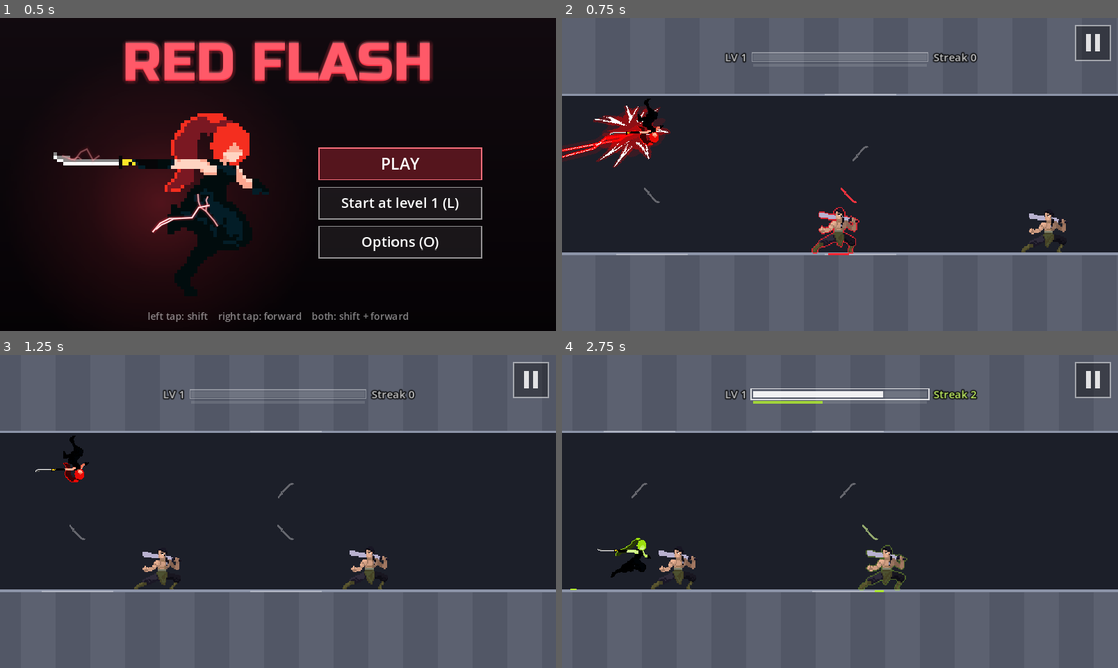
Above: before the commit, frames 1-4 (two rows, left to right).
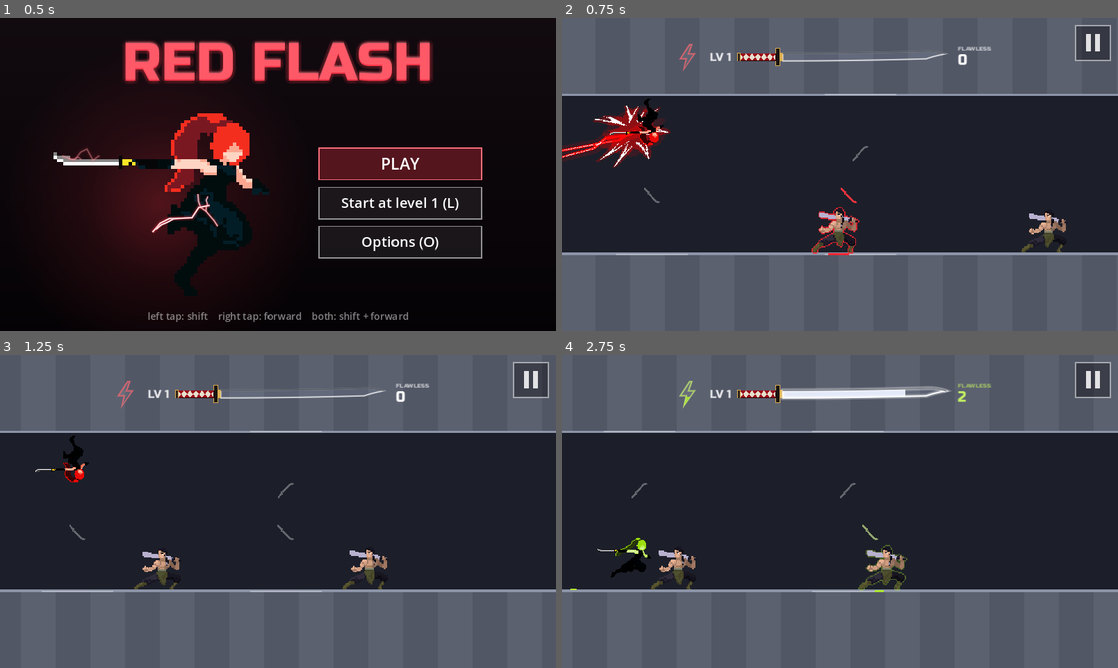
Above: after the commit, the same moments.

Repository: fredsbreads/game-off
Game: Godot game, scene res://scenes/main.tscn
The game is run twice, just before and just after one commit, with the same random seed, the same clock (stepped at 60 frames per second) and the same inputs. Sound files missing from this copy of the repository are replaced by a short silence.
Inputs (mouse positions are in pixels of both pictures, inside the frame that each line leads up to):
- Up to frame 1 (0.5 s): no input
- Up to frame 2 (0.75 s): tap Enter at 0.5 s; move the mouse to (962, 158) at 0.52 s; hold Right from 0.53 s (still down); hold J (tp_vertical) from 0.53 s (still down); click (962, 158) at 0.67 s
- Up to frame 3 (1.25 s): keep holding Right; keep holding J (tp_vertical); tap Space at 0.77 s
- Up to frame 4 (2.75 s): move the mouse to (728, 527) at 1.27 s; release Right at 1.28 s; release J (tp_vertical) at 1.28 s; hold Down 1.28-2.03 s; tap C at 1.35 s; click (728, 527) at 1.42 s; tap Space at 1.52 s; move the mouse to (895, 442) at 2.02 s; hold Right from 2.03 s (still down); tap M at 2.1 s; click (895, 442) at 2.17 s

Frame 1 is identical in both runs. In frame 2, 1.0% of the frame differs, in the area x 21-78%, y 8-18%; in frame 3, 1.0%; in frame 4, 1.5%.

Commit message:
Top bar: level bar as a katana, power-up meter as a lightning bolt, Flawless counter that pops and shatters

Diff:
--- a/scripts/hud.gd
+++ b/scripts/hud.gd
@@ -65,40 +65,9 @@
 var _message_before_pause := ""
 var _message_visible_before_pause := false
 
-# Progression bar, centred above the ceiling row.
-const PROGRESS_SIZE := Vector2(320, 12)
-const PROGRESS_FILL := Color(1, 1, 1, 0.9)
-const PROGRESS_PENDING := Color(0.6, 0.6, 0.6, 0.75)   # this chain's kills, not yet counted
-const PROGRESS_EMPTY := Color(1, 1, 1, 0.12)
-const PROGRESS_BONUS := Color(1.0, 0.85, 0.3)        # PERFECT's extra half, growing in
-const PROGRESS_CRUMBLE := Color(0.6, 0.6, 0.6)       # a dropped chain's lost half, falling off
-# When a chain ends, the bar acts out its grade before the kills count:
-# RESULT_ACT seconds of growing / crumbling / turning solid, then a short hold.
-const RESULT_ACT := 0.35
-const RESULT_HOLD := 0.2
-const CRUMBLE_PIECE := 8.0     # pixels
-const CRUMBLE_FALL := 18.0     # pixels the pieces drop
-var _result := {}              # the chain being shown (empty = none)
-var _result_t := 0.0
-var _progress: Control
-var _progress_level: Label
-# The current flawless streak (kills in a row without letting one get away),
-# right of the bar.
-var _streak: Label
-var _streak_n: Label   # its number (gold from STREAK_GOLD_AT)
-const STREAK_GOLD_AT := 50   # (main.gd STREAK_REWARD)
-const STREAK_GOLD := Color(1.0, 0.82, 0.25)
-# The auto-chain power-up meter: a thin bar under the level bar.
-var _charge_bar: Control
-var _c_value := 0.0
-var _c_charged := false
-const CHARGE_BAR_H := 5.0
-const CHARGE_COLOR := Color(0.95, 0.15, 0.2)   # her red (her colour once she has it: Palette.tint)
-var _p_bar := 0.0
-var _p_size := 1.0
-var _p_pending := 0.0
-var _p_pulse := 0.0
-var _p_tween: Tween
+# The level bar (a katana), the power-up bolt and the flawless streak,
+# centred above the ceiling row (scripts/top_bar.gd).
+var _top: TopBar
 
 const PAUSE_BUTTON_SIZE := 64.0
 const PAUSE_BUTTON_MARGIN := 14.0
@@ -125,26 +94,9 @@
 	_chain_bar = _rect(Color(1, 1, 1, 0.9))
 	_chain_bar.size = _chain_bar_bg.size
 
-	_progress = Control.new()
-	_progress.mouse_filter = Control.MOUSE_FILTER_IGNORE
-	_progress.size = PROGRESS_SIZE
-	_progress.visible = false
-	_progress.draw.connect(_draw_progress)
-	add_child(_progress)
-	_progress_level = _label(20, Vector2.ZERO)
-	_progress_level.reparent(_progress)
-	_progress_level.add_theme_color_override("font_color", Color(1, 1, 1, 0.75))
-	_charge_bar = Control.new()
-	_charge_bar.mouse_filter = Control.MOUSE_FILTER_IGNORE
-	_charge_bar.position = Vector2(0, PROGRESS_SIZE.y + 7.0)
-	_charge_bar.size = Vector2(PROGRESS_SIZE.x, CHARGE_BAR_H)
-	_charge_bar.draw.connect(_draw_charge)
-	_progress.add_child(_charge_bar)
-	_streak = _label(20, Vector2.ZERO)
-	_streak.reparent(_progress)
-	_streak.add_theme_color_override("font_color", Color(1, 1, 1, 0.75))
-	_streak_n = _label(20, Vector2.ZERO)
-	_streak_n.reparent(_progress)
+	_top = TopBar.new()
+	_top.visible = false
+	add_child(_top)
 
 	# Pause button, top-right. Drawn only; main.gd hit-tests taps against it
 	# (touch doesn't emulate mouse in this project, so Buttons won't see taps).
@@ -227,7 +179,6 @@
 
 
 func _process(delta: float) -> void:
-	_process_result(delta)
 	_rotate.visible = needs_portrait()
 	var view := get_viewport().get_visible_rect().size
 	if _rotate.visible:
@@ -287,139 +238,35 @@
 ## `pending` kills shown in grey after it. ceiling_y = the ceiling's screen y;
 ## the bar sits in the middle of the band above it.
 func set_progress(level: int, bar: float, bar_size: float, pending: int, ceiling_y: float) -> void:
-	_progress.visible = not menu.visible   # (hidden behind the title screen)
-	_p_bar = bar
-	_p_size = maxf(bar_size, 0.001)
-	_p_pending = pending
-	if not _result.is_empty():
-		level = _result["level"]
+	_top.visible = not menu.visible   # (hidden behind the title screen)
+	_top.set_progress(level, bar, bar_size, pending)
 	var view := get_viewport().get_visible_rect().size
-	_progress.position = Vector2((view.x - PROGRESS_SIZE.x) / 2.0, maxf(ceiling_y * 0.5, 30.0) - PROGRESS_SIZE.y / 2.0)
-	_progress_level.text = "LV %d" % level
-	_progress_level.position = Vector2(-_progress_level.get_minimum_size().x - 12.0, (PROGRESS_SIZE.y - _progress_level.get_minimum_size().y) / 2.0)
-	_progress.queue_redraw()
+	var ext := _top.extent()
+	_top.position = Vector2((view.x - (ext.y - ext.x)) / 2.0 - ext.x, maxf(ceiling_y * 0.5, 34.0) - TopBar.BLADE.y / 2.0)
 
 
 ## The power-up meter: value out of full; charged = full and ready.
 func set_charge(value: int, full: int, charged: bool) -> void:
-	_c_value = clampf(float(value) / float(full), 0.0, 1.0)
-	_c_charged = charged
-	_charge_bar.queue_redraw()
-
-
-func _draw_charge() -> void:
-	var s := _charge_bar.size
-	var col := Palette.tint(CHARGE_COLOR)
-	_charge_bar.draw_rect(Rect2(Vector2.ZERO, s), Color(1, 1, 1, 0.12))
-	if _c_charged:
-		# Full: the whole bar crackles bright.
-		var pulse := 0.6 + 0.4 * sin(Time.get_ticks_msec() * 0.02)
-		_charge_bar.draw_rect(Rect2(Vector2.ZERO, s), Color(col.lightened(0.2), pulse))
-		_charge_bar.draw_rect(Rect2(Vector2.ZERO, s).grow(2.0), Color(col, 0.5 * pulse), false, 1.5)
-	elif _c_value > 0.0:
-		_charge_bar.draw_rect(Rect2(Vector2.ZERO, Vector2(s.x * _c_value, s.y)), Color(col, 0.85))
-
-
-## The current flawless streak, shown right of the bar.
+	_top.set_charge(value, full, charged)
+
+
+## The current flawless streak.
 func set_streak(n: int) -> void:
-	_streak.text = "Streak "
-	# In her reward colour while she has it; the number turns gold the
-	# instant the streak reaches the reward.
-	var col := Palette.swatch().lightened(0.25) if Palette.pink > 0.5 else Color(1, 1, 1, 0.75)
-	_streak.add_theme_color_override("font_color", col)
-	_streak.position = Vector2(PROGRESS_SIZE.x + 12.0, (PROGRESS_SIZE.y - _streak.get_minimum_size().y) / 2.0)
-	_streak_n.text = str(n)
-	_streak_n.add_theme_color_override("font_color", STREAK_GOLD if n >= STREAK_GOLD_AT else col)
-	_streak_n.position = _streak.position + Vector2(_streak.get_minimum_size().x, 0.0)
+	_top.set_streak(n)
 
 
 func hide_progress() -> void:
-	_progress.visible = false
-
-
-## Shows how a finished chain counts: `kills` were grey (pending) on top of
-## `old_bar`. PERFECT turns solid while an extra half grows in gold,
-## CLEAN/SINGLE turn solid, DROPPED keeps half (turning solid) while the other half crumbles off. Then the bar flashes and shows
-## the real values again (set_progress).
+	_top.visible = false
+
+
+## Shows how a finished chain counts (see TopBar.show_chain_result).
 func show_chain_result(grade: String, kills: int, old_bar: float, bar_size: float, level: int) -> void:
-	var gain := minf(kills * float(Progression.MULTIPLIER[grade]), bar_size - old_bar)
-	_result = {"grade": grade, "kills": float(kills), "base": old_bar, "gain": maxf(gain, 0.0),
-		"size": maxf(bar_size, 0.001), "level": level}
-	_result_t = 0.0
-
-
-func _process_result(delta: float) -> void:
-	if _result.is_empty():
-		return
-	_result_t += delta
-	_progress.queue_redraw()
-	if _result_t >= RESULT_ACT + RESULT_HOLD:
-		_result = {}
-		pulse_progress()
+	_top.show_chain_result(grade, kills, old_bar, bar_size, level)
 
 
 ## A short flash on the bar when a chain is added to it.
 func pulse_progress() -> void:
-	if _p_tween:
-		_p_tween.kill()
-	_p_pulse = 1.0
-	_p_tween = create_tween()
-	_p_tween.tween_method(func(v: float) -> void:
-		_p_pulse = v
-		_progress.queue_redraw(), 1.0, 0.0, 0.35)
-
-
-func _draw_progress() -> void:
-	var s := PROGRESS_SIZE
-	var full := Rect2(Vector2.ZERO, s)
-	_progress.draw_rect(full, PROGRESS_EMPTY)
-	if not _result.is_empty():
-		_draw_result()
-		_progress.draw_rect(full.grow(2.0), Color(1, 1, 1, 0.35), false, 2.0)
-		return
-	var filled := s.x * clampf(_p_bar / _p_size, 0.0, 1.0)
-	var pending := minf(s.x * _p_pending / _p_size, s.x - filled)
-	if pending > 0.0:
-		_progress.draw_rect(Rect2(filled, 0, pending, s.y), PROGRESS_PENDING)
-	if filled > 0.0:
-		_progress.draw_rect(Rect2(0, 0, filled, s.y), PROGRESS_FILL)
-	var outline := Color(1, 1, 1, 0.35 + 0.65 * _p_pulse)
-	_progress.draw_rect(full.grow(2.0 + 3.0 * _p_pulse), outline, false, 2.0)
-
-
-func _draw_result() -> void:
-	var s := PROGRESS_SIZE
-	var px := s.x / float(_result["size"])
-	var base := minf(float(_result["base"]) * px, s.x)
-	var kills := minf(float(_result["kills"]) * px, s.x - base)
-	var gain := minf(float(_result["gain"]) * px, s.x - base)
-	var p := ease(clampf(_result_t / RESULT_ACT, 0.0, 1.0), 0.4)   # fast start, soft end
-	var hold := clampf((_result_t - RESULT_ACT) / RESULT_HOLD, 0.0, 1.0)
-	if base > 0.0:
-		_progress.draw_rect(Rect2(0, 0, base, s.y), PROGRESS_FILL)
-	match _result["grade"]:
-		"PERFECT":
-			# The kills turn solid while the bonus half grows in gold beside them.
-			_progress.draw_rect(Rect2(base, 0, kills, s.y), PROGRESS_PENDING.lerp(PROGRESS_FILL, p))
-			var extra := maxf(gain - kills, 0.0) * p
-			if extra > 0.0:
-				_progress.draw_rect(Rect2(base + kills, 0, extra, s.y), PROGRESS_BONUS.lerp(PROGRESS_FILL, hold))
-		"DROPPED":
-			# The kept half turns solid while the lost half crumbles.
-			_progress.draw_rect(Rect2(base, 0, gain, s.y), PROGRESS_PENDING.lerp(PROGRESS_FILL, p))
-			# The lost half breaks into pieces that fall and fade.
-			var x := base + gain
-			var i := 0
-			while x < base + kills - 0.01:
-				var w := minf(CRUMBLE_PIECE, base + kills - x)
-				var fall := CRUMBLE_FALL * p * (0.7 + 0.15 * (i % 3))
-				var c := PROGRESS_CRUMBLE
-				c.a = 1.0 - p
-				_progress.draw_rect(Rect2(x + 1.0, fall, w - 2.0, s.y), c)
-				x += w
-				i += 1
-		_:   # CLEAN, SINGLE: counts as it is
-			_progress.draw_rect(Rect2(base, 0, kills, s.y), PROGRESS_PENDING.lerp(PROGRESS_FILL, p))
+	_top.pulse()
 
 
 func show_game_over(stats: Dictionary) -> void:
--- /dev/null
+++ b/scripts/top_bar.gd
@@ -0,0 +1,426 @@
+class_name TopBar
+extends Control
+## The bar across the top of the play screen, centred above the ceiling:
+##  - the power-up meter: a lightning bolt that fills from the bottom with
+##    CLEAN / PERFECT chains and crackles once it's full;
+##  - the level, and the level bar as a katana: the blade fills from the guard
+##    to the tip (white = counted, grey = this chain's kills so far, gold =
+##    PERFECT's bonus growing in, grey pieces = a dropped chain's lost half
+##    breaking off);
+##  - the flawless streak: its number pops with every kill (bigger at 10, 25,
+##    50, ...), turns gold at the reward (STREAK_GOLD_AT), and shatters when
+##    it breaks.
+## The control's origin is the blade's top-left corner (where it leaves the
+## guard); everything else is drawn relative to it. hud.gd places it.
+
+const FONT := preload("res://assets/fonts/RussoOne-Regular.ttf")
+
+# The blade.
+const BLADE := Vector2(300, 14)
+const TIP := 34.0            # pixels at the end that taper to the point
+const SORI := 5.0            # the blade's upward curve, pixels at the tip
+const STEEL := Color(0.92, 0.94, 1.0, 0.95)       # counted
+const PENDING := Color(0.6, 0.62, 0.68, 0.8)      # this chain's kills, not yet counted
+const EMPTY := Color(0.55, 0.6, 0.7, 0.16)
+const BONUS := Color(1.0, 0.85, 0.3)              # PERFECT's extra half, growing in
+const CRUMBLE := Color(0.62, 0.64, 0.7)           # a dropped chain's lost half, breaking off
+const CRUMBLE_PIECE := 9.0
+const CRUMBLE_FALL := 20.0
+# When a chain ends, the blade acts out its grade before the kills count:
+# RESULT_ACT seconds of growing / crumbling / turning solid, then a short hold.
+const RESULT_ACT := 0.35
+const RESULT_HOLD := 0.2
+
+# The hilt, left of the blade.
+const HABAKI := 6.0
+const TSUBA := Vector2(7, 32)
+const TSUKA := 66.0
+const KASHIRA := 5.0
+const GOLD := Color(0.86, 0.68, 0.3)
+const WRAP := Color(0.62, 0.05, 0.1)       # the handle's wrap (her red)
+const WRAP_UNDER := Color(0.9, 0.87, 0.8)  # what shows between the wraps
+
+# The power-up bolt, left of the level.
+const BOLT_SIZE := Vector2(30, 46)
+const BOLT_POINTS := [Vector2(19, 0), Vector2(2, 26), Vector2(13, 26), Vector2(8, 46), Vector2(28, 17), Vector2(17, 17), Vector2(23, 0)]
+const CHARGE_COLOR := Color(0.95, 0.15, 0.2)   # her red (her colour once she has it: Palette.tint)
+
+# The flawless streak, right of the tip.
+const STREAK_GOLD_AT := 50   # (main.gd STREAK_REWARD)
+const STREAK_GOLD := Color(1.0, 0.82, 0.25)
+const STREAK_MILESTONES := [10, 25]   # bigger pops (and every 25 after)
+const POP_TIME := 0.18
+const BREAK_TIME := 0.6
+
+var level := 1
+var _bar := 0.0
+var _size := 1.0
+var _pending := 0.0
+var _pulse := 0.0
+var _pulse_tween: Tween
+var _result := {}
+var _result_t := 0.0
+
+var _charge := 0.0
+var _charged := false
+var _charge_pop := 0.0
+var _arcs: Array[PackedVector2Array] = []
+var _arc_timer := 0.0
+var _rng := RandomNumberGenerator.new()   # (the look only: never the game's random numbers)
+
+var _streak := 0
+var _pop := 0.0          # 1 right after a kill, easing to 0
+var _pop_big := false
+var _broken := 0         # the streak that just broke (shown shattering)
+var _break_t := -1.0
+
+
+func _ready() -> void:
+	mouse_filter = Control.MOUSE_FILTER_IGNORE
+	size = BLADE
+	_rng.randomize()
+
+
+func _process(delta: float) -> void:
+	if not visible:
+		return
+	if not _result.is_empty():
+		_result_t += delta
+		if _result_t >= RESULT_ACT + RESULT_HOLD:
+			_result = {}
+			pulse()
+	_pop = maxf(_pop - delta / POP_TIME, 0.0)
+	_charge_pop = maxf(_charge_pop - delta / 0.2, 0.0)
+	if _break_t >= 0.0:
+		_break_t += delta
+		if _break_t > BREAK_TIME:
+			_break_t = -1.0
+	_arc_timer -= delta
+	if _arc_timer <= 0.0:
+		_arc_timer = 0.06
+		_strike_arcs()
+	queue_redraw()
+
+
+# --- what main.gd / hud.gd tell it -------------------------------------------
+
+func set_progress(lv: int, bar: float, bar_size: float, pending: int) -> void:
+	_bar = bar
+	_size = maxf(bar_size, 0.001)
+	_pending = pending
+	level = _result["level"] if not _result.is_empty() else lv
+
+
+func set_charge(value: int, full: int, charged: bool) -> void:
+	var v := clampf(float(value) / float(full), 0.0, 1.0)
+	if v > _charge + 0.001:
+		_charge_pop = 1.0
+	_charge = v
+	_charged = charged
+
+
+func set_streak(n: int) -> void:
+	if n > _streak:
+		_pop = 1.0
+		_pop_big = n in STREAK_MILESTONES or (n >= 50 and n % 25 == 0)
+	elif n < _streak and _streak > 0:
+		_broken = _streak
+		_break_t = 0.0
+	_streak = n
+
+
+func show_chain_result(grade: String, kills: int, old_bar: float, bar_size: float, lv: int) -> void:
+	var gain := minf(kills * float(Progression.MULTIPLIER[grade]), bar_size - old_bar)
+	_result = {"grade": grade, "kills": float(kills), "base": old_bar, "gain": maxf(gain, 0.0),
+		"size": maxf(bar_size, 0.001), "level": lv}
+	_result_t = 0.0
+
+
+## A short flare on the blade when a chain is added to it.
+func pulse() -> void:
+	if _pulse_tween:
+		_pulse_tween.kill()
+	_pulse = 1.0
+	_pulse_tween = create_tween()
+	_pulse_tween.tween_property(self, "_pulse", 0.0, 0.35)
+
+
+# --- the blade ---------------------------------------------------------------
+
+func _top(x: float) -> float:
+	var y := -SORI * pow(x / BLADE.x, 2.0)
+	var u := (x - (BLADE.x - TIP)) / TIP
+	if u > 0.0:
+		y += BLADE.y * 0.42 * u * u   # the back curves down to the point
+	return y
+
+
+func _bottom(x: float) -> float:
+	var y := BLADE.y - SORI * pow(x / BLADE.x, 2.0)
+	var u := (x - (BLADE.x - TIP)) / TIP
+	if u > 0.0:
+		y -= BLADE.y * 0.58 * pow(u, 0.7)   # the edge sweeps up to it
+	return y
+
+
+## The blade's outline between x0 and x1 (pixels along it), moved by `off`.
+func _slice(x0: float, x1: float, off := Vector2.ZERO) -> PackedVector2Array:
+	x0 = clampf(x0, 0.0, BLADE.x)
+	x1 = clampf(x1, 0.0, BLADE.x)
+	var pts := PackedVector2Array()
+	if x1 - x0 < 0.5:
+		return pts
+	var n := maxi(int((x1 - x0) / 6.0), 1)
+	for i in n + 1:
+		var x := lerpf(x0, x1, float(i) / n)
+		pts.append(Vector2(x, _top(x)) + off)
+	for i in range(n, -1, -1):
+		var x := lerpf(x0, x1, float(i) / n)
+		pts.append(Vector2(x, _bottom(x)) + off)
+	return pts
+
+
+func _fill(x0: float, x1: float, c: Color, off := Vector2.ZERO) -> void:
+	var pts := _slice(x0, x1, off)
+	if pts.size() >= 3:
+		draw_colored_polygon(pts, c)
+
+
+func _draw_blade() -> void:
+	var w := BLADE.x
+	_fill(0.0, w, EMPTY)
+	if not _result.is_empty():
+		_draw_result()
+	else:
+		var filled := w * clampf(_bar / _size, 0.0, 1.0)
+		var pending := minf(w * _pending / _size, w - filled)
+		if pending > 0.0:
+			_fill(filled, filled + pending, PENDING)
+		if filled > 0.0:
+			_fill(0.0, filled, STEEL)
+	# The edge (bottom) catches the light; the back stays dark; the outline flares on a pulse.
+	var edge := PackedVector2Array()
+	var back := PackedVector2Array()
+	for i in 51:
+		var x := w * i / 50.0
+		edge.append(Vector2(x, _bottom(x)))
+		back.append(Vector2(x, _top(x)))
+	var outline := _slice(0.0, w)
+	outline.append(outline[0])
+	if _pulse > 0.0:
+		draw_polyline(outline, Color(1, 1, 1, 0.35 * _pulse), 6.0 * _pulse + 2.0, true)
+	draw_polyline(outline, Color(1, 1, 1, 0.4 + 0.6 * _pulse), 1.5, true)
+	draw_polyline(edge, Color(1, 1, 1, 0.55), 1.0, true)
+	draw_polyline(back, Color(0.15, 0.17, 0.2, 0.6), 1.0, true)
+
+
+func _draw_result() -> void:
+	var w := BLADE.x
+	var px := w / float(_result["size"])
+	var base := minf(float(_result["base"]) * px, w)
+	var kills := minf(float(_result["kills"]) * px, w - base)
+	var gain := minf(float(_result["gain"]) * px, w - base)
+	var p := ease(clampf(_result_t / RESULT_ACT, 0.0, 1.0), 0.4)   # fast start, soft end
+	var hold := clampf((_result_t - RESULT_ACT) / RESULT_HOLD, 0.0, 1.0)
+	if base > 0.0:
+		_fill(0.0, base, STEEL)
+	match _result["grade"]:
+		"PERFECT":
+			# The kills turn solid while the bonus half grows in gold beside them.
+			_fill(base, base + kills, PENDING.lerp(STEEL, p))
+			var extra := maxf(gain - kills, 0.0) * p
+			if extra > 0.0:
+				_fill(base + kills, base + kills + extra, BONUS.lerp(STEEL, hold))
+		"DROPPED":
+			# The kept half turns solid while the lost half breaks off and falls.
+			_fill(base, base + gain, PENDING.lerp(STEEL, p))
+			var x := base + gain
+			var i := 0
+			while x < base + kills - 0.01:
+				var pw := minf(CRUMBLE_PIECE, base + kills - x)
+				var fall := CRUMBLE_FALL * p * (0.7 + 0.15 * (i % 3))
+				_fill(x + 1.0, x + pw - 1.0, Color(CRUMBLE, 1.0 - p), Vector2(0, fall))
+				x += pw
+				i += 1
+		_:   # CLEAN, SINGLE: counts as it is
+			_fill(base, base + kills, PENDING.lerp(STEEL, p))
+
+
+func _draw_hilt() -> void:
+	var mid := BLADE.y / 2.0
+	# Habaki (the gold collar), tsuba (the guard), tsuka (the wrapped handle), kashira (the cap).
+	draw_rect(Rect2(-HABAKI, -1.0, HABAKI, BLADE.y + 2.0), GOLD)
+	var tsuba := Rect2(-HABAKI - TSUBA.x, mid - TSUBA.y / 2.0, TSUBA.x, TSUBA.y)
+	draw_rect(tsuba, Color(0.1, 0.08, 0.08))
+	draw_rect(tsuba, GOLD, false, 1.5)
+	var h := BLADE.y * 0.95
+	var handle := Rect2(tsuba.position.x - TSUKA, mid - h / 2.0, TSUKA, h)
+	draw_rect(handle, WRAP_UNDER)
+	# The wrap: bands crossing over, leaving diamonds.
+	var step := 11.0
+	var x := handle.position.x
+	while x < handle.end.x - 0.1:
+		var x1 := minf(x + step, handle.end.x)
+		var cx := (x + x1) / 2.0
+		draw_colored_polygon(PackedVector2Array([Vector2(x, handle.position.y), Vector2(x1, handle.position.y), Vector2(cx, mid)]), WRAP)
+		draw_colored_polygon(PackedVector2Array([Vector2(x, handle.end.y), Vector2(x1, handle.end.y), Vector2(cx, mid)]), WRAP)
+		x += step
+	draw_rect(handle, Color(0.15, 0.0, 0.02), false, 1.0)
+	draw_rect(Rect2(handle.position.x - KASHIRA, mid - h * 0.55, KASHIRA, h * 1.1), Color(0.18, 0.14, 0.12))
+	draw_rect(Rect2(handle.position.x - KASHIRA, mid - h * 0.55, KASHIRA, h * 1.1), GOLD, false, 1.0)
+
+
+func _hilt_left() -> float:
+	return -HABAKI - TSUBA.x - TSUKA - KASHIRA
+
+
+# --- the power-up bolt -------------------------------------------------------
+
+func _bolt_origin() -> Vector2:
+	var lv_w := FONT.get_string_size(_level_text(), HORIZONTAL_ALIGNMENT_LEFT, -1, 20).x
+	return Vector2(_hilt_left() - 12.0 - lv_w - 26.0 - BOLT_SIZE.x, BLADE.y / 2.0 - BOLT_SIZE.y / 2.0)
+
+
+func _bolt_poly(o: Vector2, scale_by := 1.0) -> PackedVector2Array:
+	var c := BOLT_SIZE / 2.0
+	var pts := PackedVector2Array()
+	for p in BOLT_POINTS:
+		pts.append(o + c + (p - c) * scale_by)
+	return pts
+
+
+## The part of `poly` at or below height y (keeps y >= cut).
+func _below(poly: PackedVector2Array, cut: float) -> PackedVector2Array:
+	var out := PackedVector2Array()
+	for i in poly.size():
+		var a := poly[i]
+		var b := poly[(i + 1) % poly.size()]
+		var a_in := a.y >= cut
+		var b_in := b.y >= cut
+		if a_in:
+			out.append(a)
+		if a_in != b_in:
+			var t := (cut - a.y) / (b.y - a.y)
+			out.append(a.lerp(b, t))
+	return out
+
+
+func _strike_arcs() -> void:
+	_arcs.clear()
+	if not _charged:
+		return
+	var o := _bolt_origin()
+	var c := o + BOLT_SIZE / 2.0
+	for n in 3:
+		var a := c + Vector2.RIGHT.rotated(_rng.randf() * TAU) * _rng.randf_range(10.0, 18.0)
+		var b := a + (a - c).normalized().rotated(_rng.randf_range(-0.8, 0.8)) * _rng.randf_range(7.0, 13.0)
+		var pts := PackedVector2Array()
+		var nrm := (b - a).orthogonal().normalized()
+		for i in 5:
+			var t := i / 4.0
+			pts.append(a.lerp(b, t) + nrm * (0.0 if i == 0 or i == 4 else _rng.randf_range(-4.0, 4.0)))
+		_arcs.append(pts)
+
+
+func _draw_bolt() -> void:
+	var col := Palette.tint(CHARGE_COLOR)
+	var o := _bolt_origin()
+	var s := 1.0 + 0.15 * _charge_pop
+	var poly := _bolt_poly(o, s)
+	if _charged:
+		var pulse := 0.65 + 0.35 * sin(Time.get_ticks_msec() * 0.012)
+		for k in 3:   # glow
+			draw_colored_polygon(_bolt_poly(o, s * (1.25 + 0.15 * k)), Color(col, 0.08 * pulse))
+		draw_colored_polygon(poly, col.lightened(0.15 + 0.2 * pulse))
+		var core := _bolt_poly(o, s * 0.55)
+		draw_colored_polygon(core, Color(1, 0.95, 0.95, 0.75 * pulse))
+		for arc in _arcs:
+			draw_polyline(arc, Color(col, 0.9), 2.0, true)
+			draw_polyline(arc, Color(1, 1, 1, 0.9), 1.0, true)
+	else:
+		draw_colored_polygon(poly, Color(1, 1, 1, 0.08))
+		if _charge > 0.0:
+			var top := lerpf(poly_bottom(poly), poly_top(poly), _charge)
+			var part := _below(poly, top)
+			if part.size() >= 3:
+				draw_colored_polygon(part, Color(col, 0.9))
+	var closed := poly.duplicate()
+	closed.append(poly[0])
+	draw_polyline(closed, Color(1, 1, 1, 0.9) if _charged else Color(col.lightened(0.3), 0.75), 1.5, true)
+
+
+func poly_top(poly: PackedVector2Array) -> float:
+	var y := INF
+	for p in poly:
+		y = minf(y, p.y)
+	return y
+
+
+func poly_bottom(poly: PackedVector2Array) -> float:
+	var y := -INF
+	for p in poly:
+		y = maxf(y, p.y)
+	return y
+
+
+# --- the flawless streak -----------------------------------------------------
+
+func _streak_colour(n: int) -> Color:
+	if n >= STREAK_GOLD_AT:
+		return STREAK_GOLD
+	# In her reward colour while she has it.
+	return Palette.swatch().lightened(0.25) if Palette.pink > 0.5 else Color.WHITE
+
+
+func _draw_streak() -> void:
+	var x := BLADE.x + 22.0
+	var mid := BLADE.y / 2.0
+	var cap_col := _streak_colour(_streak)
+	draw_string(FONT, Vector2(x, mid - 12.0), "FLAWLESS", HORIZONTAL_ALIGNMENT_LEFT, -1, 11, Color(cap_col, 0.65))
+	var fs := 26
+	var text := str(_streak)
+	var w := FONT.get_string_size(text, HORIZONTAL_ALIGNMENT_LEFT, -1, fs).x
+	var centre := Vector2(x + w / 2.0, mid + 5.0)
+	# The pop: bigger right after a kill (more at a milestone), easing back.
+	var pop := ease(_pop, 2.0) * (0.6 if _pop_big else 0.3)
+	if _break_t < 0.0 or _break_t > 0.25:
+		draw_set_transform(centre, 0.0, Vector2.ONE * (1.0 + pop))
+		var a := 1.0 if _break_t < 0.0 else clampf((_break_t - 0.25) / 0.2, 0.0, 1.0)
+		draw_string(FONT, Vector2(-w / 2.0, fs * 0.35), text, HORIZONTAL_ALIGNMENT_LEFT, -1, fs, Color(_streak_colour(_streak), a))
+		draw_set_transform(Vector2.ZERO)
+	if _pop_big and _pop > 0.0:   # a ring bursting out at a milestone
+		draw_arc(centre, 14.0 + 30.0 * (1.0 - _pop), 0.0, TAU, 32, Color(_streak_colour(_streak), _pop * 0.8), 2.0, true)
+	if _break_t >= 0.0:
+		# The streak that broke: flashes red, shakes, splits and falls away.
+		var t := _break_t / BREAK_TIME
+		var old := str(_broken)
+		var ow := FONT.get_string_size(old, HORIZONTAL_ALIGNMENT_LEFT, -1, fs).x
+		var shake := sin(_break_t * 90.0) * 4.0 * (1.0 - minf(_break_t / 0.15, 1.0))
+		var drop := 60.0 * t * t
+		var red := Color(1.0, 0.25, 0.3, 1.0 - t)
+		for side in [-1.0, 1.0]:
+			var piece_at := Vector2(x + ow / 2.0 + shake + side * 8.0 * t, mid + 5.0 + drop * (1.0 if side < 0.0 else 1.2))
+			draw_set_transform(piece_at, side * 0.6 * t, Vector2.ONE)
+			draw_string(FONT, Vector2(-ow / 2.0, fs * 0.35), old, HORIZONTAL_ALIGNMENT_LEFT, -1, fs, Color(red, red.a * 0.6))
+		draw_set_transform(Vector2.ZERO)
+
+
+# --- all of it ---------------------------------------------------------------
+
+## How far it reaches left and right of its origin (for centring it).
+func extent() -> Vector2:
+	return Vector2(_bolt_origin().x, BLADE.x + 22.0 + 80.0)
+
+
+func _level_text() -> String:
+	return "LV %d" % level
+
+
+func _draw() -> void:
+	_draw_bolt()
+	var lv := _level_text()
+	var lv_w := FONT.get_string_size(lv, HORIZONTAL_ALIGNMENT_LEFT, -1, 20).x
+	draw_string(FONT, Vector2(_hilt_left() - 12.0 - lv_w, BLADE.y / 2.0 + 7.0), lv, HORIZONTAL_ALIGNMENT_LEFT, -1, 20, Color(1, 1, 1, 0.85))
+	_draw_hilt()
+	_draw_blade()
+	_draw_streak()
